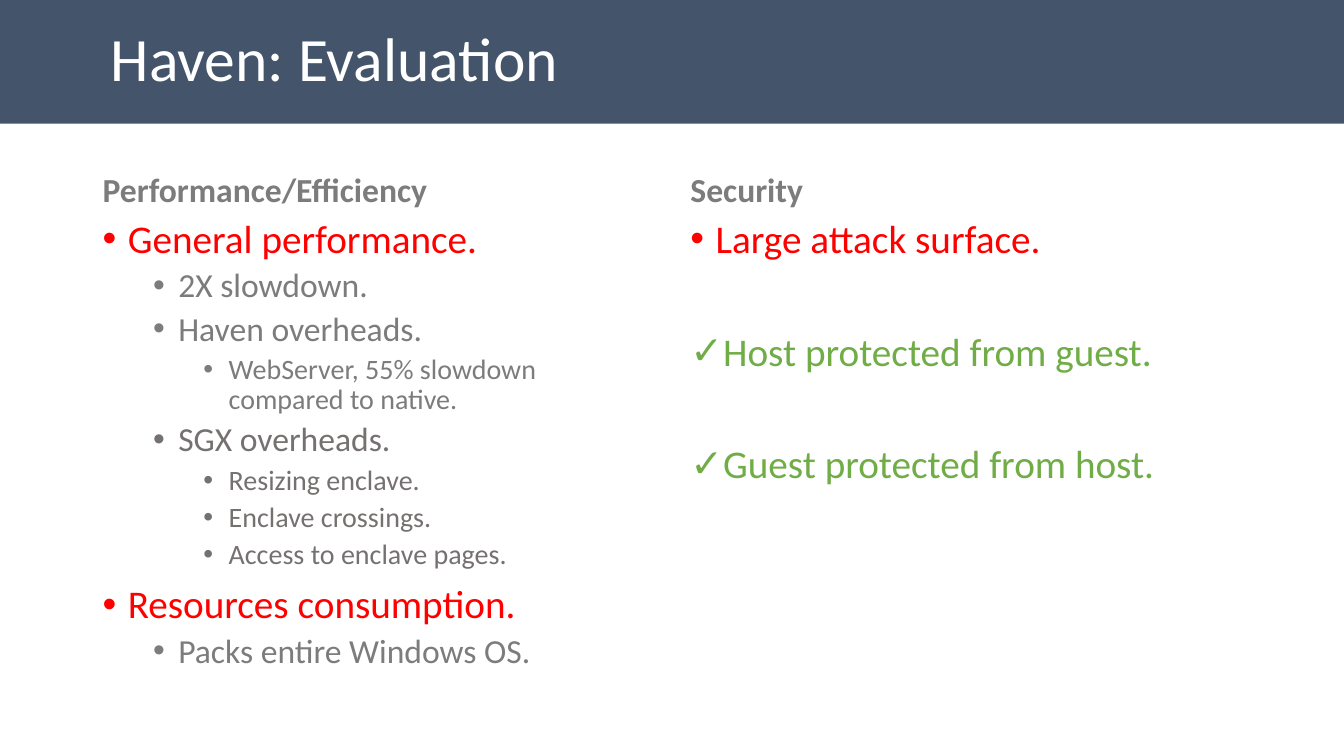
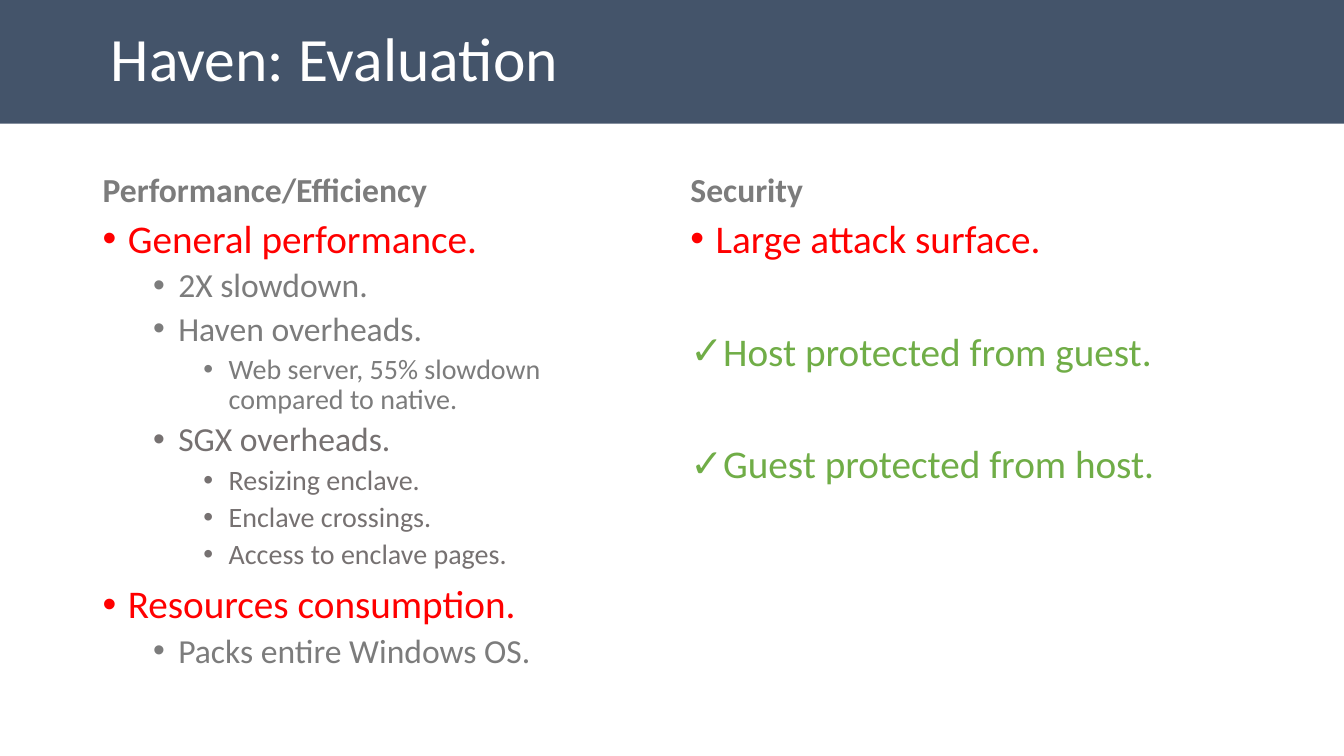
Before and after one commit to aghosn/CandidacyPresentation, a slide deck: slide 18 of CE_presentation.pptx. Drawn at 1344x756 pixels with LibreOffice and Linux fonts; fonts in the diff are those of the drawing. Boxes give left, top, right and bottom in pixels: in the first picture for what was removed or moved away, otherwise in the second. Text is boxed around its words. In the diff, an @@ line names an element or a change of style, - is before the commit and + after.

```diff
--- a/CE_presentation.pptx
+++ b/CE_presentation.pptx
@@ text at box(229, 359, 540, 414): text changed @@
-    • WebServer, 55% slowdown compared to native.
+    • Web server, 55% slowdown compared to native.
```
Also in this commit, not shown: 3 other slides changed.
